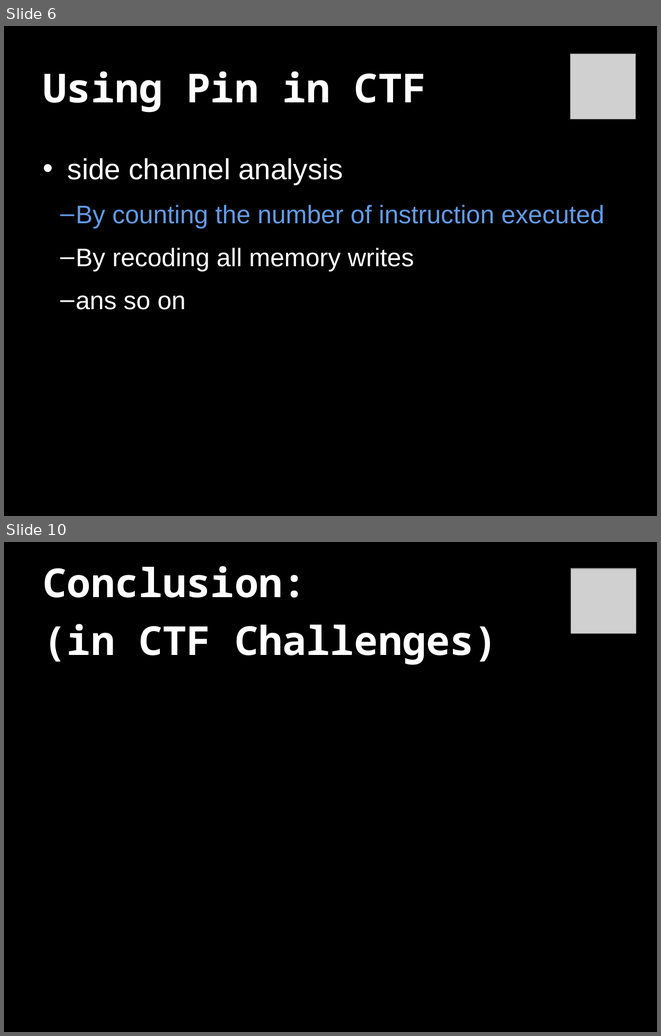
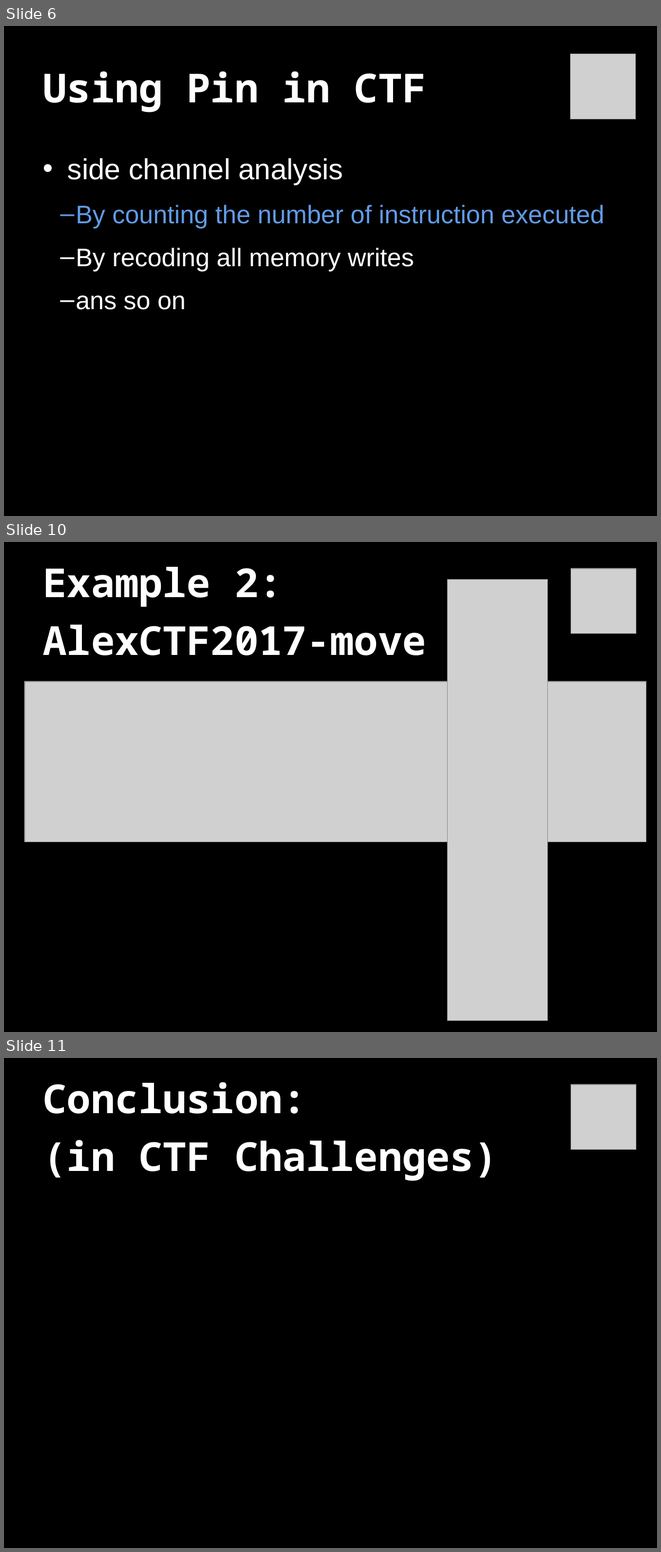
Before and after one commit to bash-c/pin-in-CTF, a slide deck: pin_in_CTF.ppt. Shown one above the other, each under a label of ours: slides 6 and 10 before the commit, slides 6, 10 and 11 after it; the slides between them are not shown. The pictures are 661x1036 and 661x1552 pixels, drawn with LibreOffice and Linux fonts; fonts in the diff are those of the drawing; grey boxes stand for pictures. Boxes give left, top, right and bottom in pixels: in the first picture for what was removed or moved away, otherwise in the second. Text is boxed around its words. In the diff, an @@ line names an element or a change of style, - is before the commit and + after.

```diff
--- a/pin_in_CTF.ppt
+++ b/pin_in_CTF.ppt
@@ slide 10 added at (4, 542, 657, 1032), background #000000 @@
@@ title added at (43, 566, 426, 655), 44 pt, text #FFFFFF, bold @@
+Example 2:
+AlexCTF2017-move
@@ picture added at (571, 569, 636, 634) @@
@@ picture added at (448, 579, 547, 1021) @@
@@ picture added at (25, 681, 646, 841) @@
@@ what was slide 10 is now slide 11 @@
```
Also in this commit, not shown: 3 slides changed, 1 other file.
